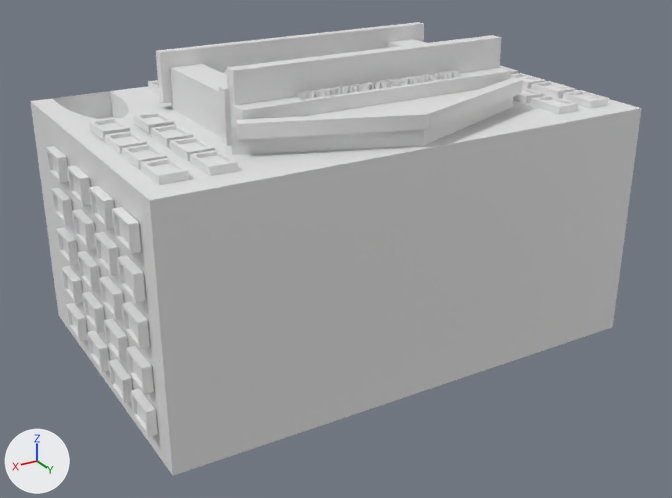
The FBX model HY/nyse/nyse.fbx, before and after one commit.
One viewpoint serves both versions: a camera (50 mm lens) standing at (6.77, 11.13, 3.43) and looking at (0.31, 0.36, -1.96). The lights are fixed; the arrows at lower left show +X, +Y and +Z. Where no turn or scale is listed for an object, it has been applied to the vertices. Vertices at the same position are counted once.
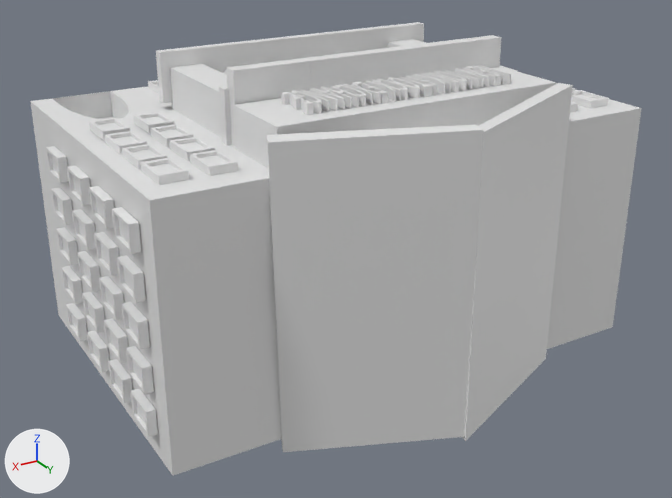
Where the newer file only moved an object's origin or applied its transform, the numbers keep the older frame.

Boxes [x1, y1, x2, y2] around the edits, measured in the pictures (672 x 498 px):
'Plane.013', reshaped, moved, turned, rescaled: before [236, 111, 430, 139]; after [267, 125, 484, 452]
'Plane.012', reshaped, moved, turned, rescaled: before [420, 78, 523, 129]; after [462, 83, 573, 441]
'Plane.011', moved, rescaled: before [233, 68, 512, 127]; after [233, 67, 556, 168]
'Plane.014', reshaped (not visible afterwards): before [231, 89, 513, 155]
'NEW YORK STOCK EXCHANGE', moved, rescaled: before [297, 70, 460, 100]; after [281, 65, 511, 115]
'Plane.010', unchanged, covered by the edit: before [128, 86, 565, 439]; after [128, 86, 282, 439]

Edits to the bpy script that builds the scene:
```text
Change me_plane_058:
    where me_plane_058.from_pydata(...)  # 8 vertices, 6 faces; spans x -1.1..1.0, y -1.26..1.0, z -0.1..0.0
    used by ob_plane_013; location = (1.16, 1.63, 0.43); rotation_euler = (0.000313, -0.000815, -0.366), in degrees (0, 0, -21); scale = (1.13, 0.0941, 1.91)
    me_plane_058 part 1
    me_plane_058.vertices[0].co: (-1.04, -1.26, 0.0) -> (-1.08, -2.61, 0.01)  # pixel (421, 110) -> pixel (475, 124)
    me_plane_058.vertices[1].co: (1.0, -1.0, 0.0) -> (0.82, -0.15, 0.0)  # pixel (236, 119) -> pixel (266, 134)
    me_plane_058.vertices[2].co: (-1.1, 0.62, 0.0) -> (-1.14, -0.72, 0.01)  # pixel (430, 114) -> pixel (483, 129)
    me_plane_058.vertices[3].co: (1.0, 1.0, 0.0) -> (0.79, 2.28, -0.01)  # pixel (237, 123) -> pixel (267, 142)
    me_plane_058.vertices[4].co: (-1.04, -1.26, -0.1) -> (-1.09, -2.62, -2.19)
    me_plane_058.vertices[5].co: (1.0, -1.0, -0.1) -> (0.8, -0.16, -2.2)  # not seen -> pixel (281, 440)
    me_plane_058.vertices[6].co: (-1.1, 0.62, -0.1) -> (-1.15, -0.72, -2.19)  # pixel (429, 129) -> pixel (466, 436)
    me_plane_058.vertices[7].co: (1.0, 1.0, -0.1) -> (0.78, 2.27, -2.21)  # pixel (237, 139) -> pixel (282, 452)
Change me_plane_057:
    where me_plane_057.from_pydata(...)  # 8 vertices, 6 faces; spans x -1.1..1.0, y -1.26..1.0, z -0.1..0.0
    used by ob_plane_012; location = (-1.11, 1.63, 0.44); rotation_euler = (-3.142, 0.0, 0.362), in degrees (-180, 0, 21); scale = (-1.13, -0.0941, -1.91)
    me_plane_057 part 2
    me_plane_057.vertices[0].co: (-1.04, -1.26, 0.0) -> (-0.87, -1.18, 0.01)  # pixel (419, 110) -> not seen
    me_plane_057.vertices[2].co: (-1.1, 0.62, 0.0) -> (-0.95, 0.45, 0.01)  # pixel (429, 113) -> pixel (483, 132)
    me_plane_057.vertices[4].co: (-1.04, -1.26, -0.1) -> (-0.88, -1.18, -2.19)
    me_plane_057.vertices[5].co: (1.0, -1.0, -0.1) -> (0.99, -1.0, -2.2)
    me_plane_057.vertices[6].co: (-1.1, 0.62, -0.1) -> (-0.97, 0.45, -2.19)  # pixel (428, 128) -> pixel (465, 441)
    me_plane_057.vertices[7].co: (1.0, 1.0, -0.1) -> (0.99, 1.0, -2.2)  # pixel (522, 93) -> pixel (545, 358)
Change me_plane_059:
    where me_plane_059.from_pydata(...)  # 6 vertices, 5 faces; spans x -2.22..2.22, y -0.97..-0.08, z 0.0..0.35
    me_plane_059 part 3
    me_plane_059.vertices[0].co: (-2.22, -0.97, 0.35) -> (2.09, -0.06, -0.37)
    me_plane_059.vertices[1].co: (2.22, -0.97, 0.35) -> (-2.27, -0.04, -0.36)  # pixel (230, 127) -> not seen
    me_plane_059.vertices[2].co: (0.0, -0.08, 0.35) -> (-0.01, 1.0, -0.36)
    me_plane_059.vertices[3].co: (-2.22, -0.97, 0.0) -> (2.09, -0.06, 0.06)  # pixel (512, 107) -> not seen
    me_plane_059.vertices[4].co: (2.22, -0.97, 0.0) -> (-2.27, -0.04, 0.06)  # pixel (232, 155) -> not seen
    me_plane_059.vertices[5].co: (0.0, -0.08, 0.0) -> (-0.01, 1.0, 0.06)  # pixel (423, 146) -> not seen
Change ob_plane_013:
    ob_plane_013.location: (1.16, 1.63, 0.43) -> (1.38, 2.61, 0.5)
    ob_plane_013.rotation_euler: (0.000313, -0.000815, -0.366) -> (-0.0372, 0.0108, -0.551)  # degrees (0, 0, -21) -> degrees (-2.1, 0.6, -32)
    ob_plane_013.scale: (1.13, 0.0941, 1.91) -> (1.25, 0.0925, 1.91)
Change ob_plane_011:
    ob_plane_011.location: (-0.01, 1.03, 0.0) -> (0.0, 1.5, -0.09)
    ob_plane_011.scale: (2.1, 0.134, 0.54) -> (2.11, 0.568, 0.647)
Change ob_new_york_stock_exchange:
    ob_new_york_stock_exchange.location: (-1.26, 0.96, 0.54) -> (-1.54, 1.17, 0.51)
    ob_new_york_stock_exchange.scale: (0.173, 0.173, 0.173) -> (0.216, 0.946, 0.462)
Change ob_plane_012:
    ob_plane_012.location: (-1.11, 1.63, 0.44) -> (-0.98, 2.72, 0.52)
    ob_plane_012.rotation_euler: (-3.142, 0.0, 0.362) -> (3.136, 0.0289, 0.431)  # degrees (-180, 0, 21) -> degrees (180, 1.7, 25)
    ob_plane_012.scale: (-1.13, -0.0941, -1.91) -> (-1.3, -0.0992, -1.92)
```
